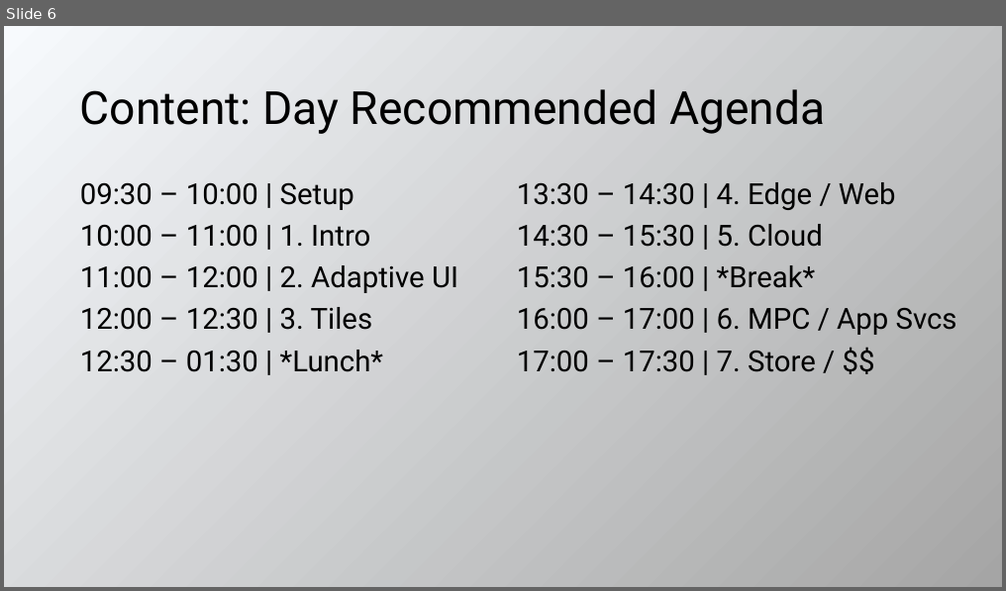
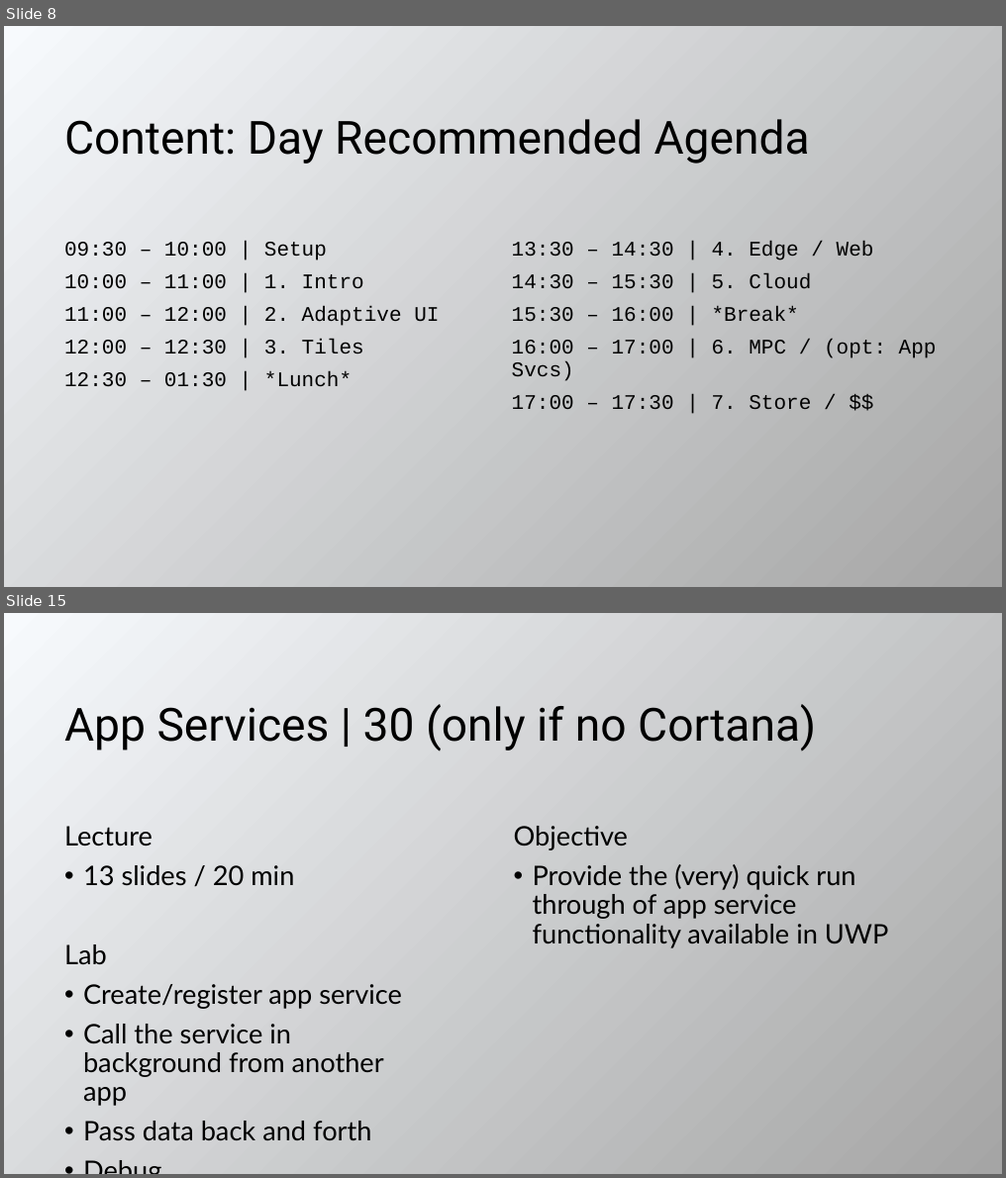
Before and after one commit to evangelism/WinDevWorkshop, a slide deck: 10.08.15.Train the Trainer.pptx. Shown one above the other, each under a label of ours: slide 6 before the commit, slides 8 and 15 after it; the slides between them are not shown. The pictures are 1006x591 and 1006x1178 pixels, drawn with LibreOffice and Linux fonts; fonts in the diff are those of the drawing. Boxes give left, top, right and bottom in pixels: in the first picture for what was removed or moved away, otherwise in the second. Text is boxed around its words. In the diff, an @@ line names an element or a change of style, - is before the commit and + after.

```diff
--- a/10.08.15.Train the Trainer.pptx
+++ b/10.08.15.Train the Trainer.pptx
@@ slide 15 added at box(4, 613, 1002, 1174), background gradient #F7FAFD to #A5A5A5 @@
@@ title added at box(64, 704, 816, 752), 44 pt, text #000000 @@
+App Services | 30 (only if no Cortana)
@@ text added at box(64, 826, 402, 1142), 25.9 pt, text #000000 @@
+Lecture
+• 13 slides / 20 min
+Lab
+• Create/register app service
+• Call the service in background from another app
+• Pass data back and forth
+• Debug
@@ text added at box(514, 826, 888, 949), 25.9 pt, text #000000 @@
+Objective
+• Provide the (very) quick run through of app service functionality available in UWP
@@ what was slide 6 is now slide 8 @@
@@ slide 8 changed as well @@
@@ title "Content: Day Recommended Agenda": place and size @@
-title "Content: Day Recommended Agenda" at box(80, 89, 825, 134)
+title "Content: Day Recommended Agenda" at box(64, 119, 810, 164)
@@ text "09:30 – 10:00 | Setup": place and size @@
-text "09:30 – 10:00 | Setup" at box(80, 182, 458, 372)
+text "09:30 – 10:00 | Setup" at box(64, 242, 439, 387)
@@ text "09:30 – 10:00 | Setup" at box(64, 242, 439, 387): size 28 to 20 pt, font Roboto to Courier New @@
@@ text "13:30 – 14:30 | 4. ...": place and size @@
-text "13:30 – 14:30 | 4. ..." at box(517, 182, 957, 372)
+text "13:30 – 14:30 | 4. ..." at box(512, 241, 937, 409)
@@ text at box(512, 241, 874, 409): size 28 to 20 pt, font Roboto to Courier New in "13:30 – 14:30 | 4. Edge / ...", "14:30 – 15:30 | 5. Cloud", "15:30 – 16:00 | *Break*", "17:00 – 17:30 | 7. Store / ..." @@
@@ text at box(512, 339, 937, 381): text changed; size 28 to 20 pt; font Roboto to Courier New @@
-16:00 – 17:00 | 6. MPC / App Svcs
+16:00 – 17:00 | 6. MPC / (opt: App Svcs)
```
Also in this commit, not shown: 5 other slides changed, 10 other slides added, 8 slides removed, 1 other file.
